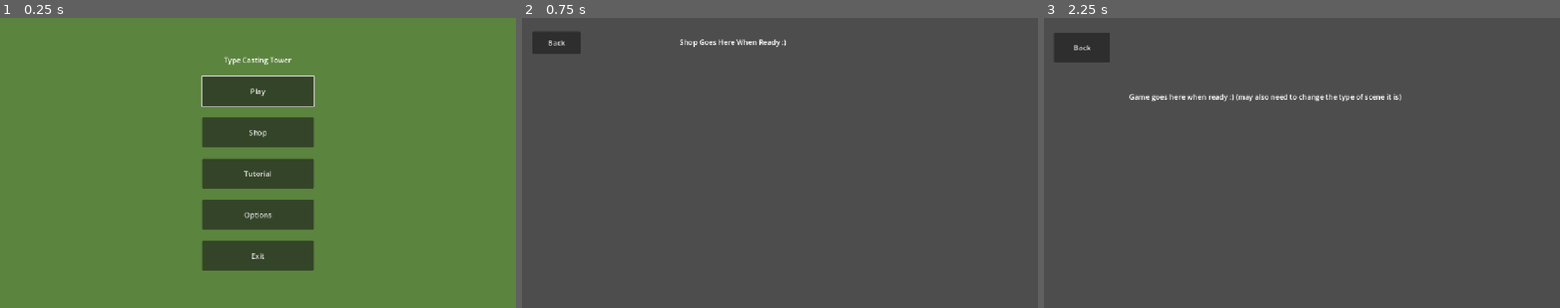
Above: before the commit, frames 1-3 (left to right).
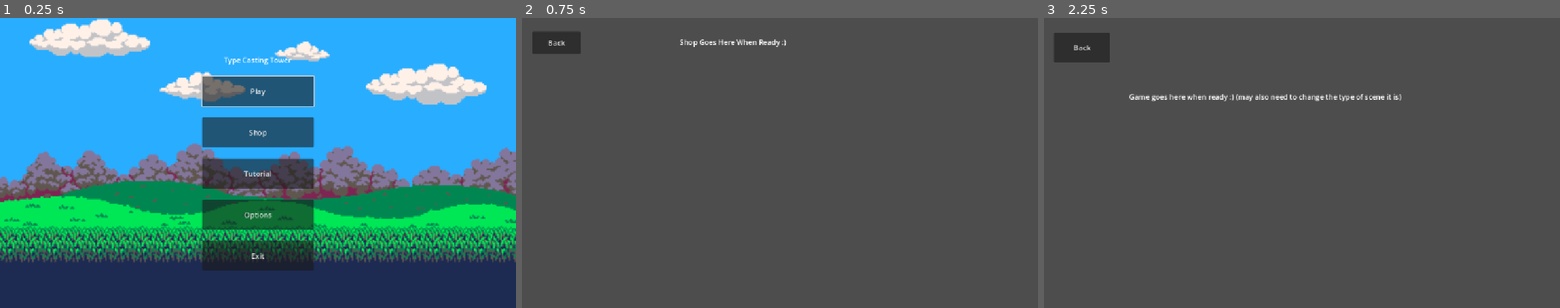
Above: after the commit, the same moments.

Repository: Lychiez/TypingTowerDefense
Game: Godot game, scene res://scenes/menus/main_menu.tscn
Same seed, same stepped clock (60 frames per second), same inputs: the game is played once before the commit and once after it. The project has no main scene, so this scene is started directly. Sound files missing from this copy of the repository are replaced by a short silence.
Inputs:
- Up to frame 1 (0.25 s): no input
- Up to frame 2 (0.75 s): click "Shop" at 0.5 s
- Up to frame 3 (2.25 s): click "Back" at 1.25 s; click "Play" at 2 s

The runs differ from the first frame. In frame 1, 99% of the frame differs, in the area x 0-100%, y 0-100%; in frame 2, nothing differs; in frame 3, nothing differs.

Commit message:
Added some audio to the shop that plays and holds position when entering and leaving

Diff:
--- a/game/type-casting-tower/project.godot
+++ b/game/type-casting-tower/project.godot
@@ -14,6 +14,10 @@
 config/features=PackedStringArray("4.7", "Forward Plus")
 config/icon="res://icon.svg"
 
+[autoload]
+
+MusicState="*uid://y5711nv4rl1b"
+
 [display]
 
 window/stretch/mode="canvas_items"
--- a/game/type-casting-tower/scenes/menus/main_menu.tscn
+++ b/game/type-casting-tower/scenes/menus/main_menu.tscn
@@ -1,6 +1,7 @@
 [gd_scene format=3 uid="uid://cvu73adlupnos"]
 
 [ext_resource type="Script" uid="uid://drhv20ltlvb65" path="res://scenes/menus/main_menu.gd" id="1_xqga4"]
+[ext_resource type="Texture2D" uid="uid://bjtyd3klwrxx8" path="res://assets/images/GrassLand_Background_Guide.png" id="2_ovrgc"]
 
 [node name="MainMenu" type="Control" unique_id=911543463]
 layout_mode = 3
@@ -11,14 +12,14 @@
 grow_vertical = 2
 script = ExtResource("1_xqga4")
 
-[node name="Background" type="ColorRect" parent="." unique_id=1653983690]
+[node name="Background" type="TextureRect" parent="." unique_id=1170736907]
 layout_mode = 1
 anchors_preset = 15
 anchor_right = 1.0
 anchor_bottom = 1.0
 grow_horizontal = 2
 grow_vertical = 2
-color = Color(0.35832933, 0.5157945, 0.24406064, 1)
+texture = ExtResource("2_ovrgc")
 
 [node name="MarginContainer" type="CenterContainer" parent="." unique_id=807000633]
 layout_mode = 1
--- a/game/type-casting-tower/scenes/shop/return_button.gd
+++ b/game/type-casting-tower/scenes/shop/return_button.gd
@@ -1,7 +1,10 @@
-extends Control
+extends Button
+
+@onready var music: AudioStreamPlayer = %AudioStreamPlayer
 
 func _ready() -> void:
-	%ReturnButton.pressed.connect(_on_back_pressed)
+	pressed.connect(_on_pressed)
 
-func _on_back_pressed() -> void:
+func _on_pressed() -> void:
+	MusicState.shop_position = music.get_playback_position()
 	get_tree().change_scene_to_file("res://scenes/menus/main_menu.tscn")
--- a/game/type-casting-tower/scenes/shop/shop.tscn
+++ b/game/type-casting-tower/scenes/shop/shop.tscn
@@ -1,6 +1,8 @@
 [gd_scene format=3 uid="uid://begokwvgr3efm"]
 
 [ext_resource type="Script" uid="uid://dgh6c1n6e78ts" path="res://scenes/shop/return_button.gd" id="1_0jbbo"]
+[ext_resource type="Script" uid="uid://cnljgval23awh" path="res://scenes/shop/shop_music.gd" id="1_7lxhl"]
+[ext_resource type="AudioStream" uid="uid://c32nht6qutet1" path="res://assets/audio/From The Start - Laufey (shop theme).mp3" id="2_qaxay"]
 
 [node name="Shop" type="Control" unique_id=1048750180]
 layout_mode = 3
@@ -9,6 +11,7 @@
 anchor_bottom = 1.0
 grow_horizontal = 2
 grow_vertical = 2
+script = ExtResource("1_7lxhl")
 
 [node name="Label" type="Label" parent="." unique_id=849692473]
 layout_mode = 0
@@ -28,3 +31,8 @@
 offset_bottom = 80.0
 text = "Back"
 script = ExtResource("1_0jbbo")
+
+[node name="AudioStreamPlayer" type="AudioStreamPlayer" parent="." unique_id=95347937]
+unique_name_in_owner = true
+stream = ExtResource("2_qaxay")
+volume_db = -30.444
--- /dev/null
+++ b/game/type-casting-tower/scenes/shop/shop_music.gd
@@ -0,0 +1,6 @@
+extends Control
+
+@onready var music: AudioStreamPlayer = $AudioStreamPlayer
+
+func _ready() -> void:
+	music.play(MusicState.shop_position)
--- /dev/null
+++ b/game/type-casting-tower/scripts/music_state.gd
@@ -0,0 +1,3 @@
+extends Node
+
+var shop_position: float = 0.0
Binary file added: game/type-casting-tower/assets/Multi_Platformer_Tileset_Free/GrassLand/Background/GrassLand_Background_1.png
Not shown, added: game/type-casting-tower/assets/Multi_Platformer_Tileset_Free/GrassLand/Background/GrassLand_Background_1.png.import
Binary file added: game/type-casting-tower/assets/Multi_Platformer_Tileset_Free/GrassLand/Background/GrassLand_Background_2.png
Not shown, added: game/type-casting-tower/assets/Multi_Platformer_Tileset_Free/GrassLand/Background/GrassLand_Background_2.png.import
Binary file added: game/type-casting-tower/assets/Multi_Platformer_Tileset_Free/GrassLand/Background/GrassLand_Background_3.png
Not shown, added: game/type-casting-tower/assets/Multi_Platformer_Tileset_Free/GrassLand/Background/GrassLand_Background_3.png.import
Binary file added: game/type-casting-tower/assets/Multi_Platformer_Tileset_Free/GrassLand/Background/GrassLand_Background_4.png
Not shown, added: game/type-casting-tower/assets/Multi_Platformer_Tileset_Free/GrassLand/Background/GrassLand_Background_4.png.import
Binary file added: game/type-casting-tower/assets/Multi_Platformer_Tileset_Free/GrassLand/Background/GrassLand_Background_5.png
Not shown, added: game/type-casting-tower/assets/Multi_Platformer_Tileset_Free/GrassLand/Background/GrassLand_Background_5.png.import
Binary file added: game/type-casting-tower/assets/Multi_Platformer_Tileset_Free/GrassLand/Background/GrassLand_Background_Guide.png
Not shown, added: game/type-casting-tower/assets/Multi_Platformer_Tileset_Free/GrassLand/Background/GrassLand_Background_Guide.png.import
(and 71 more such lines)
